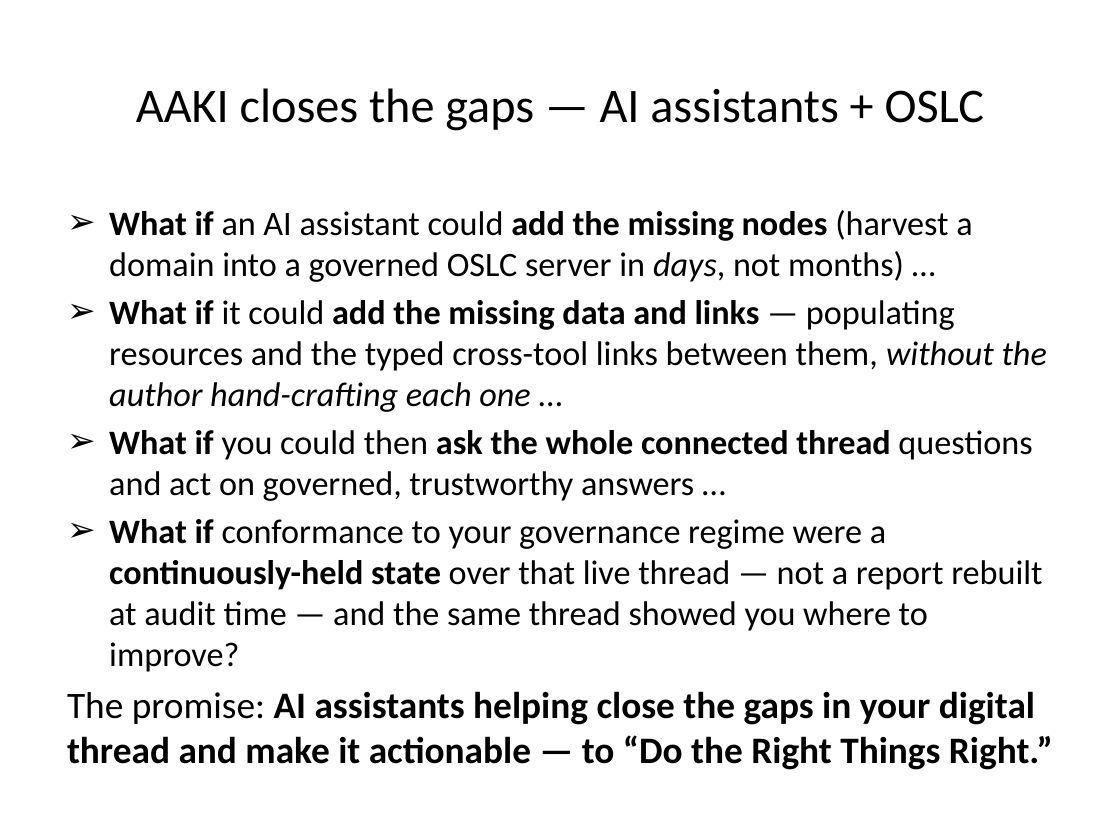
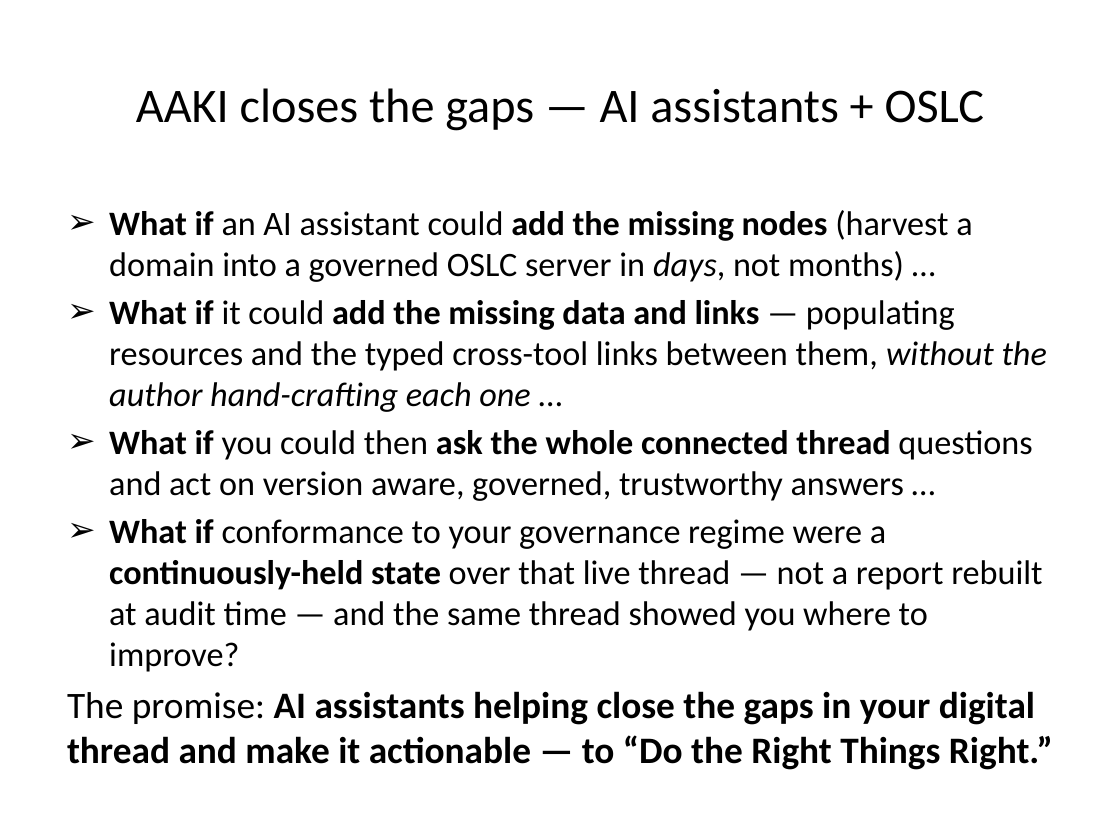
Before and after one commit to OSLC/oslc4js, a slide deck: slide 4 of docs/AAKI-Overview-Presentation.pptx. Drawn at 1120x840 pixels with LibreOffice and Linux fonts; fonts in the diff are those of the drawing. Boxes give left, top, right and bottom in pixels: in the first picture for what was removed or moved away, otherwise in the second. Text is boxed around its words. In the diff, an @@ line names an element or a change of style, - is before the commit and + after.

```diff
--- a/docs/AAKI-Overview-Presentation.pptx
+++ b/docs/AAKI-Overview-Presentation.pptx
@@ text at (109,430,1032,501): text changed @@
-➢ What if you could then ask the whole connected thread questions and act on governed, trustworthy answers …
+➢ What if you could then ask the whole connected thread questions and act on version aware, governed, trustworthy answers …
```
Also in this commit, not shown: 4 other slides changed, 1 other file.
